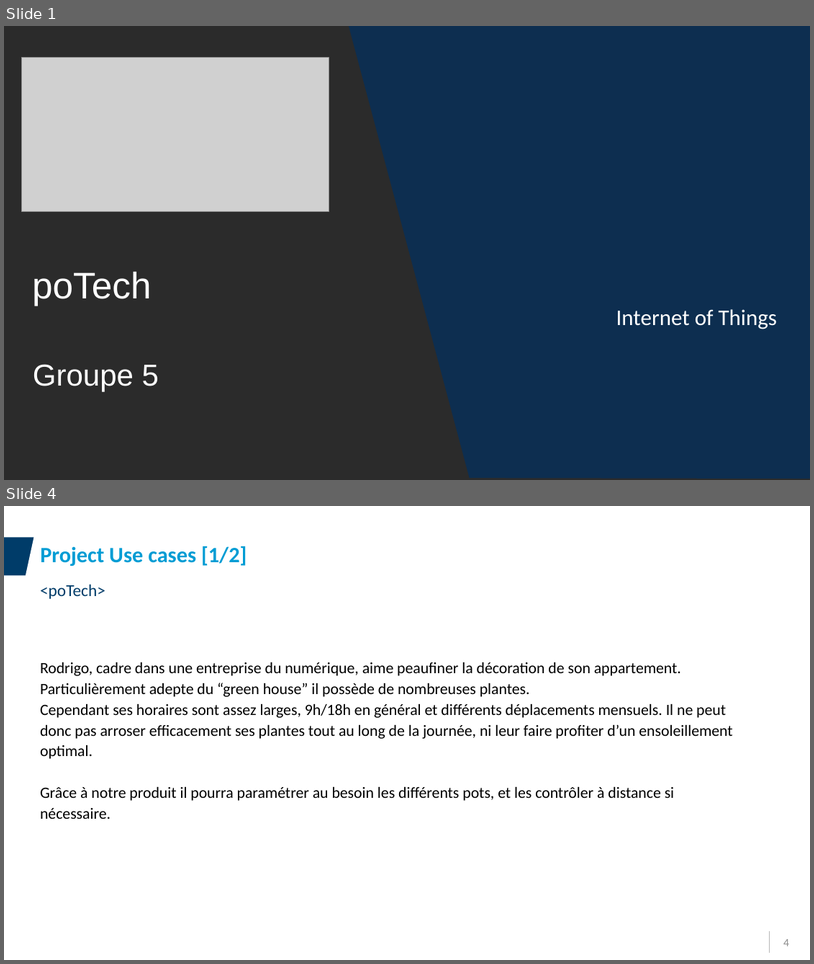
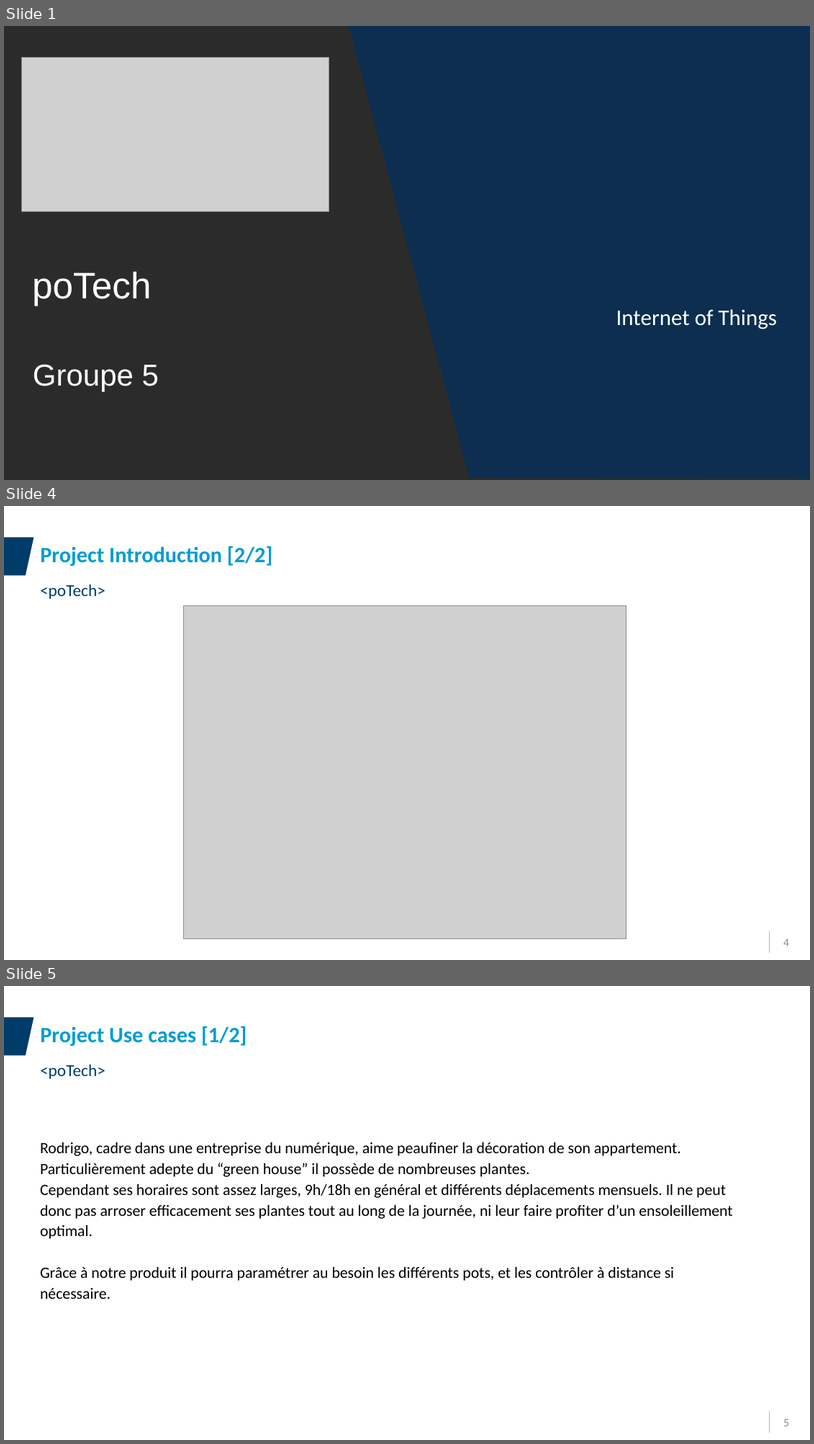
Before and after one commit to HW-Alex/ProjetIotYnov, a slide deck: Projet/Presentation/Presentation_Groupe05.pptx. Shown one above the other, each under a label of ours: slides 1 and 4 before the commit, slides 1, 4 and 5 after it; the slides between them are not shown. The pictures are 814x964 and 814x1444 pixels, drawn with LibreOffice and Linux fonts; fonts in the diff are those of the drawing; grey boxes stand for pictures; background and template pictures are left out; a plain dark background stands for a picture behind light text. Boxes give left, top, right and bottom in pixels: in the first picture for what was removed or moved away, otherwise in the second. Text is boxed around its words. In the diff, an @@ line names an element or a change of style, - is before the commit and + after.

```diff
--- a/Projet/Presentation/Presentation_Groupe05.pptx
+++ b/Projet/Presentation/Presentation_Groupe05.pptx
@@ slide 4 added at [4, 506, 810, 960], background #FFFFFF; not listed: 4 template elements that a slide beside it also shows @@
@@ title added at [40, 546, 273, 566], 26 pt, text #009CD4, bold @@
+Project Introduction [2/2]
@@ text added at [40, 584, 106, 599], 20 pt, text #003C69 @@
+<poTech>
@@ picture added at [184, 606, 627, 938] @@
@@ what was slide 4 is now slide 5 @@
@@ page number at [784, 1419, 790, 1426]: text changed @@
-4
+5
```
Also in this commit, not shown: 1 slide changed.
